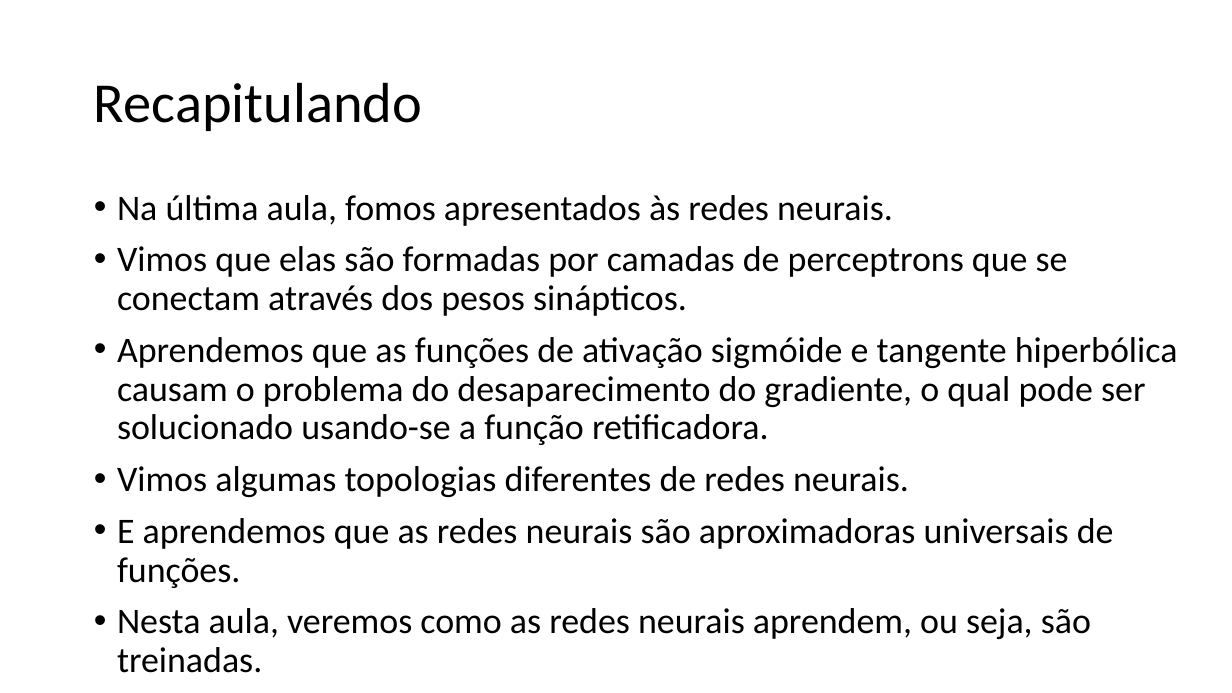
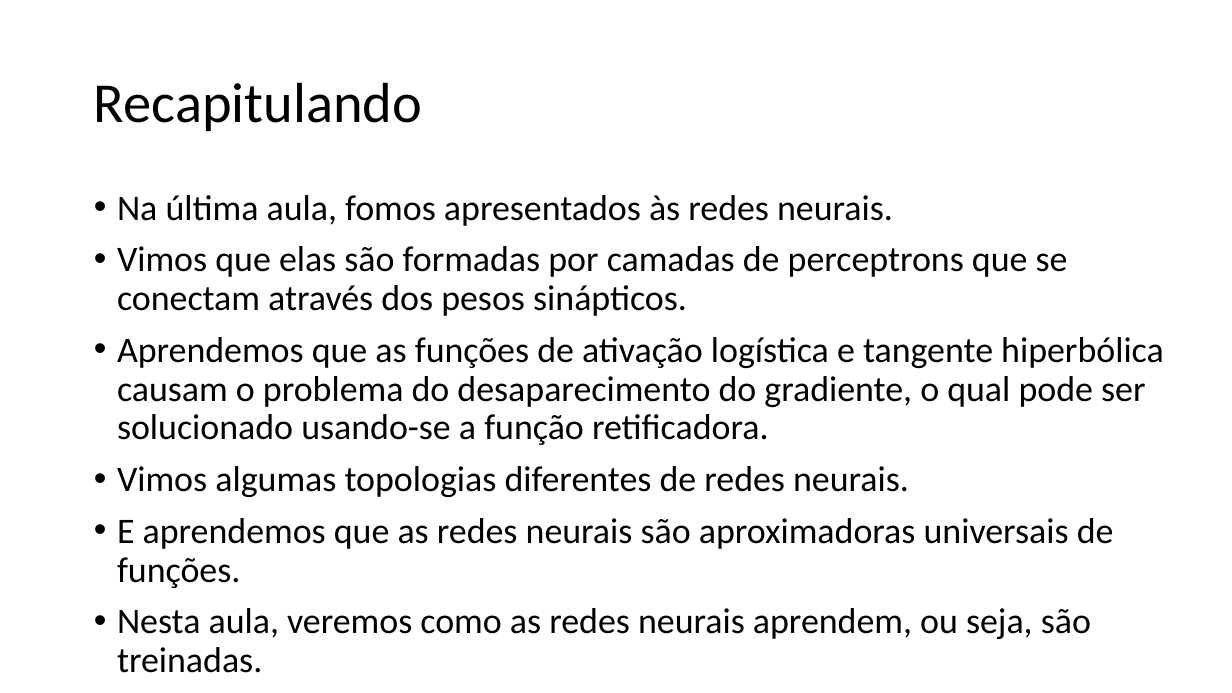
Before and after one commit to zz4fap/t320_aprendizado_de_maquina, a slide deck: slide 2 of slides/T320_Redes_Neurais_Artificiais (Parte III).pptx. Drawn at 1232x693 pixels with LibreOffice and Linux fonts; fonts in the diff are those of the drawing. Boxes give left, top, right and bottom in pixels: in the first picture for what was removed or moved away, otherwise in the second. Text is boxed around its words. In the diff, an @@ line names an element or a change of style, - is before the commit and + after.

```diff
--- a/slides/T320_Redes_Neurais_Artificiais (Parte III).pptx
+++ b/slides/T320_Redes_Neurais_Artificiais (Parte III).pptx
@@ text at [117, 337, 1164, 445]: text changed @@
-• Aprendemos que as funções de ativação sigmóide e tangente hiperbólica causam o problema do desaparecimento do gradiente, o qual pode ser solucionado usando-se a função retificadora.
+• Aprendemos que as funções de ativação logística e tangente hiperbólica causam o problema do desaparecimento do gradiente, o qual pode ser solucionado usando-se a função retificadora.
```
Also in this commit, not shown: 10 other slides changed, 2 other files.
